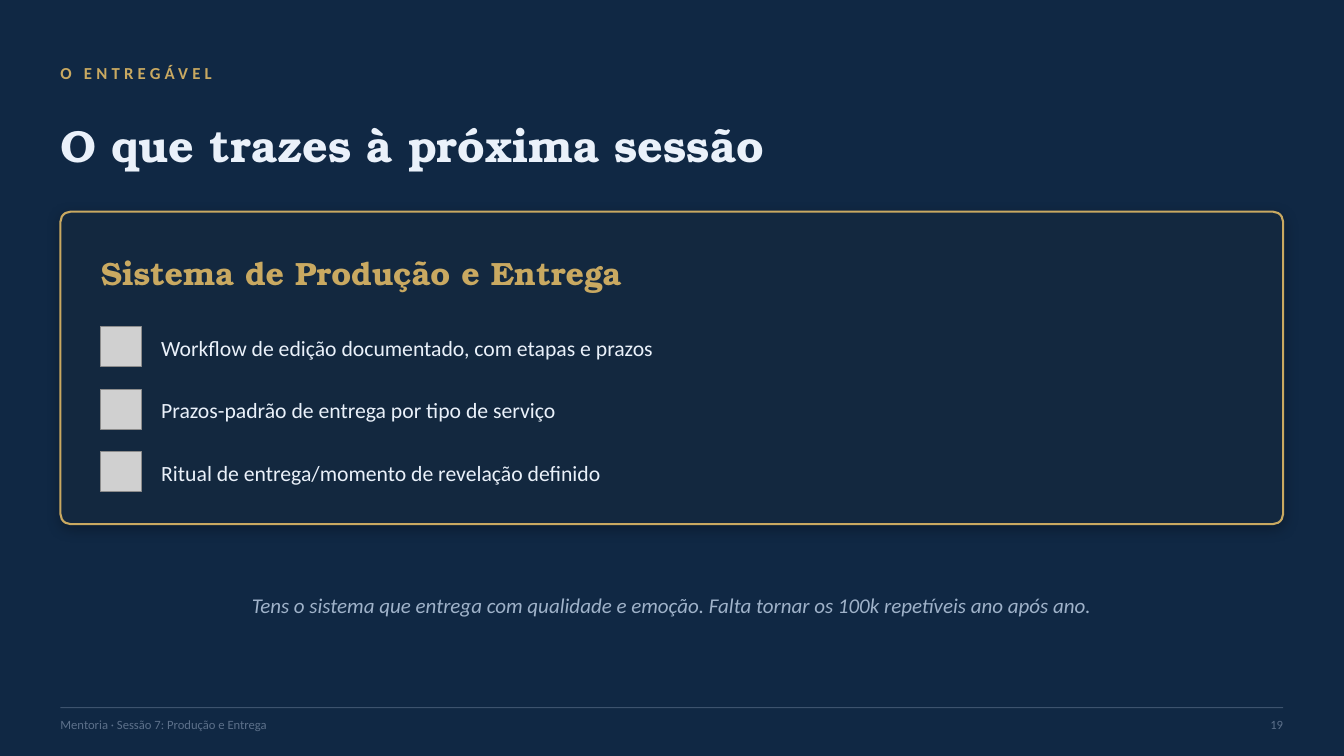
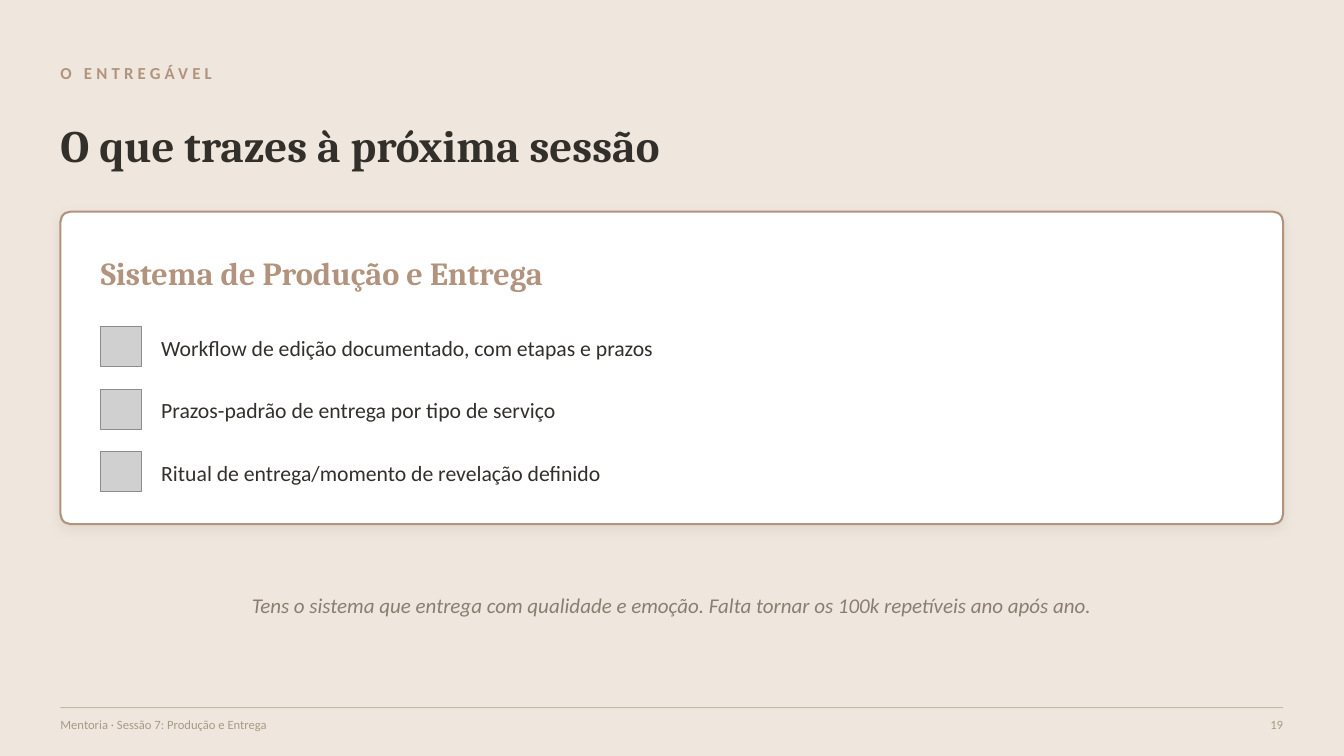
Before and after one commit to geralrlphoto/rl-menu, a slide deck: slide 19 of public/wedding-mentor-files/S7_Producao_Entrega.pptx. Drawn at 1344x756 pixels with LibreOffice and Linux fonts; fonts in the diff are those of the drawing; grey boxes stand for pictures. Boxes give left, top, right and bottom in pixels: in the first picture for what was removed or moved away, otherwise in the second. Text is boxed around its words. In the diff, an @@ line names an element or a change of style, - is before the commit and + after.

```diff
--- a/public/wedding-mentor-files/S7_Producao_Entrega.pptx
+++ b/public/wedding-mentor-files/S7_Producao_Entrega.pptx
@@ background #102844 to #EFE7DE @@
@@ text "O ENTREGÁVEL" at (x1=60, y1=66, x2=212, y2=79): text colour #C9A961 to #B1937E @@
@@ text "O que trazes à próxima ..." at (x1=60, y1=130, x2=660, y2=172): font TeX Gyre Bonum to Cambria, text colour #EAF1FA to #33302B @@
@@ rounded rectangle at (x1=60, y1=212, x2=1284, y2=524): fill #13283F to #FFFFFF; outline #C9A961 1.5 pt to #B1937E 1.5 pt; shadow changed @@
@@ text "Sistema de Produção e Entrega" at (x1=101, y1=262, x2=543, y2=292): font TeX Gyre Bonum to Cambria, text colour #C9A961 to #B1937E @@
@@ text colour #EAF1FA to #33302B in 3 elements at (x1=161, y1=341, x2=653, y2=360), (x1=161, y1=403, x2=555, y2=422), (x1=161, y1=466, x2=601, y2=485) @@
@@ text "Tens o sistema que entrega ..." at (x1=252, y1=598, x2=1091, y2=617): text colour #9FB2C9 to #8A7E72 @@
@@ text "Mentoria · Sessão 7: Produção ..." at (x1=60, y1=720, x2=267, y2=731): text colour #5C708A to #A89A86 @@
@@ line (60, 708) - (1284, 708): stroke #5C708A 0.75 pt to #A89A86 0.75 pt @@
@@ text "19" at (x1=1270, y1=721, x2=1283, y2=729): text colour #5C708A to #A89A86 @@
```
Also in this commit, not shown: 19 other slides changed, 7 other files.
